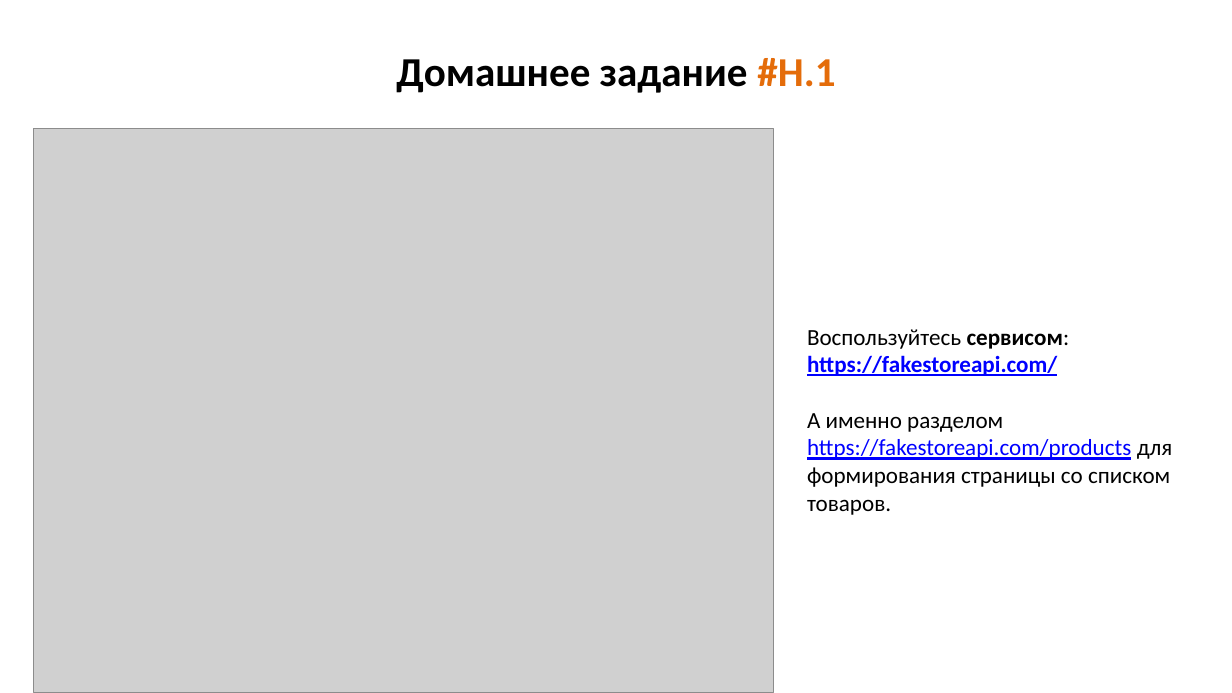
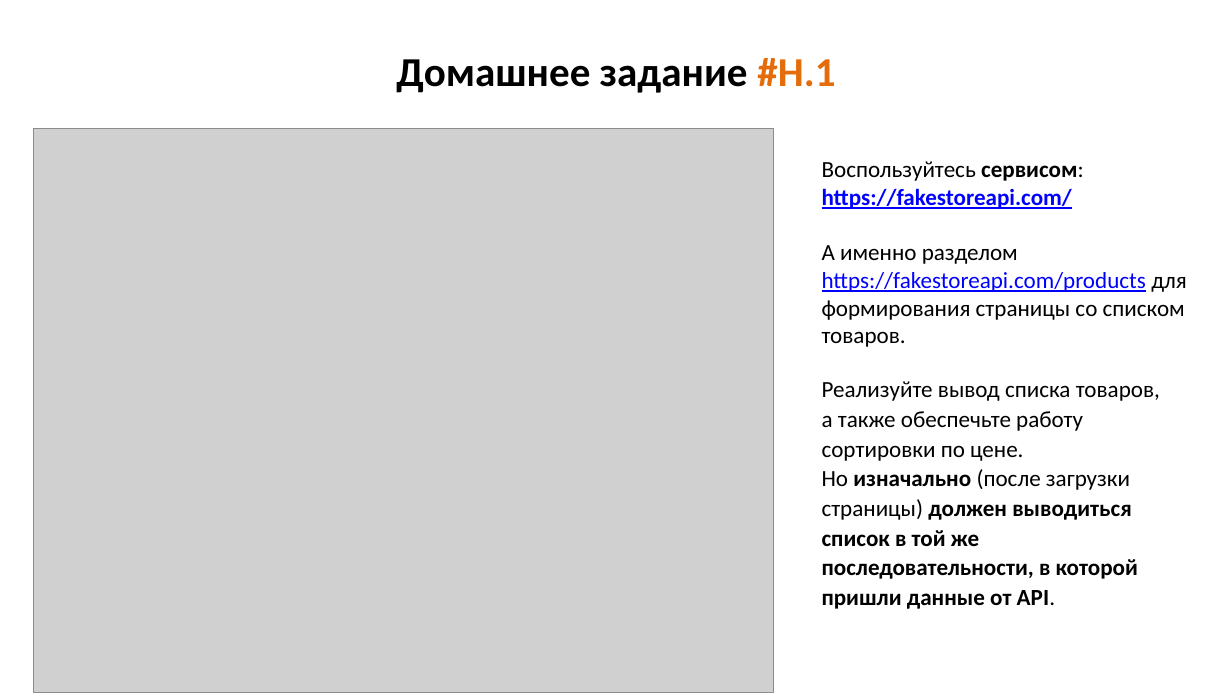
Before and after one commit to js-13-ort-dnipro/lesson05, a slide deck: slide 45 of lesson08.pptx. Drawn at 1232x693 pixels with LibreOffice and Linux fonts; fonts in the diff are those of the drawing; grey boxes stand for pictures. Boxes give left, top, right and bottom in pixels: in the first picture for what was removed or moved away, otherwise in the second. Text is boxed around its words. In the diff, an @@ line names an element or a change of style, - is before the commit and + after.

```diff
--- a/lesson08.pptx
+++ b/lesson08.pptx
@@ text "Воспользуйтесь сервисом: https://fakestoreapi.com/": place and size @@
-text "Воспользуйтесь сервисом: https://fakestoreapi.com/" at [807,329,1173,515]
+text "Воспользуйтесь сервисом: https://fakestoreapi.com/" at [822,161,1187,347]
@@ text added at [822,381,1160,609], 18 pt, text #000000 @@
+Реализуйте вывод списка товаров, а также обеспечьте работу сортировки по цене.
+Но изначально (после загрузки страницы) должен выводиться список в той же последовательности, в которой пришли данные от API.
```
Also in this commit, not shown: 4 other slides changed, 1 other file.
